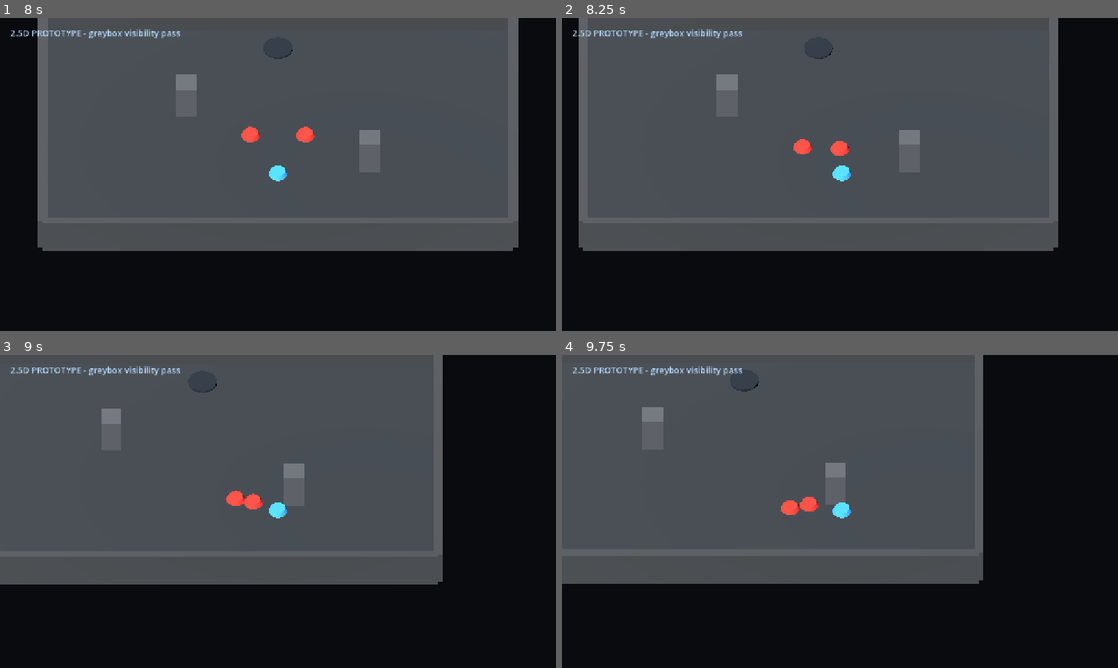
Above: before the commit, frames 1-4 (two rows, left to right).
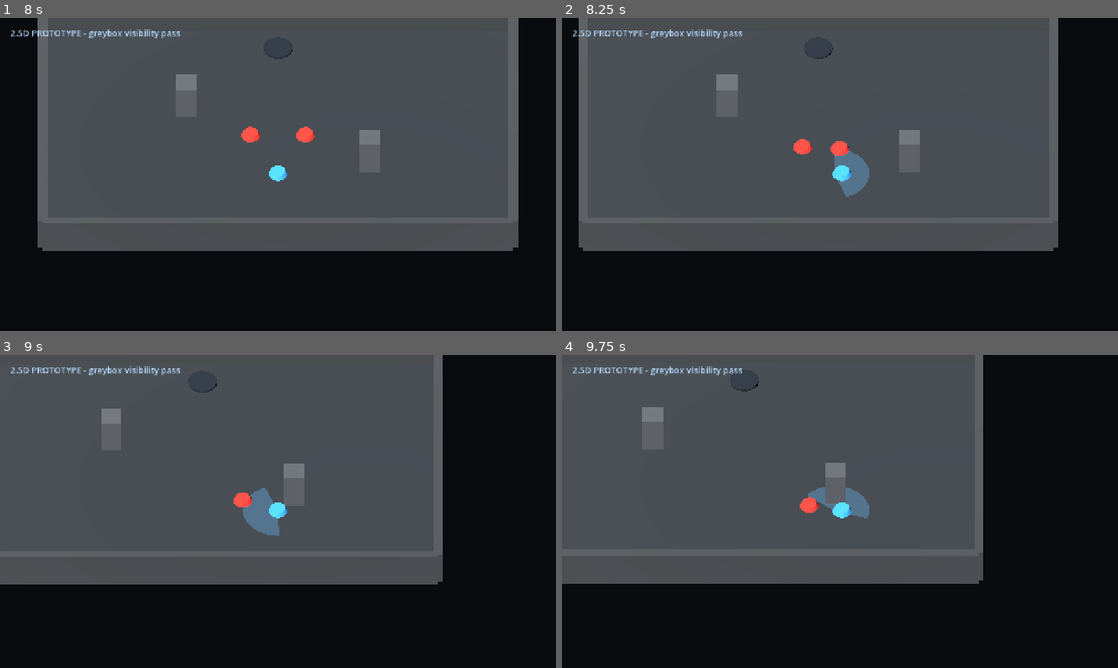
Above: after the commit, the same moments.

Repository: huhejie2009/dark-tower-2d-arpg
Game: Godot game, scene res://scenes/MainMenu.tscn
Two runs of this game, one before a commit and one after it. Both use one fixed random seed, a clock stepped at 60 frames per second and the inputs below.
Inputs (mouse positions are in pixels of both pictures, inside the frame that each line leads up to):
- Up to frame 1 (8 s): click "Start Game" at 0.5 s; click "slot_1 Empty Click to select" at 1.25 s; click "slot_2 Empty Click to select" at 2 s; click "slot_3 Empty Click to select" at 2.75 s; click "战士" at 3.5 s; click "游侠" at 4.25 s; click "法师" at 5 s; click "侍僧" at 5.75 s; click "Create In Selected Empty Slot" at 6.5 s; click "Enter Tower: Floor 1" at 7.25 s
- Up to frame 2 (8.25 s): tap Enter at 8 s; move the mouse to (962, 158) at 8.02 s; hold D (move_right) from 8.03 s (still down); tap I at 8.1 s; click (962, 158) at 8.17 s
- Up to frame 3 (9 s): release D (move_right) at 8.75 s; drag from (166, 527) to (250, 574) at 8.77 s
- Up to frame 4 (9.75 s): move the mouse to (895, 442) at 9.52 s; hold D (move_right) from 9.53 s (still down); tap E at 9.6 s; click (895, 442) at 9.67 s

Frame 1 is identical in both runs. In frame 2, 0.5% of the frame differs, in the area x 49-56%, y 42-58%; in frame 3, 0.7%, in the area x 40-51%, y 42-58%; in frame 4, 0.6%.

Commit message:
Add 2.5D mouse attack visual

Diff:
--- a/scripts/app/Prototype2_5DCombatRoom.gd
+++ b/scripts/app/Prototype2_5DCombatRoom.gd
@@ -13,6 +13,7 @@
 const PLAYER_ATTACK_DAMAGE := 1
 const PLAYER_ATTACK_COOLDOWN := 0.42
 const PLAYER_ATTACK_ACTIVE_TIME := 0.14
+const PLAYER_ATTACK_ARC_SEGMENTS := 12
 
 var player: Node3D
 var enemies: Array[Node3D] = []
@@ -25,6 +26,7 @@
 var actor_visible_markers: Array[MeshInstance3D] = []
 var floor_mesh: MeshInstance3D
 var exit_marker: Node3D
+var player_attack_arc_marker: MeshInstance3D
 var camera: Camera3D
 var world_environment: WorldEnvironment
 var key_light: DirectionalLight3D
@@ -40,6 +42,8 @@
 var player_attack_phase := "ready"
 var total_player_attack_count := 0
 var last_player_attack_hit_count := 0
+var last_player_attack_aim_source := "none"
+var last_player_attack_world_target := Vector3.ZERO
 
 func _ready() -> void:
 	_build_visibility_baseline()
@@ -47,6 +51,7 @@
 	_build_camera()
 	_build_actors()
 	_build_exit_marker()
+	_build_player_attack_arc_marker()
 	_build_debug_hud()
 
 func _physics_process(_delta: float) -> void:
@@ -59,7 +64,7 @@
 
 func _input(event: InputEvent) -> void:
 	if event is InputEventMouseButton and event.button_index == MOUSE_BUTTON_LEFT and event.pressed:
-		_perform_player_attack(_read_player_attack_direction())
+		_perform_player_attack(_read_player_attack_direction_from_mouse_event(event))
 
 func _build_visibility_baseline() -> void:
 	world_environment = WorldEnvironment.new()
@@ -176,6 +181,14 @@
 	exit_marker.position = Vector3(0.0, 0.05, -4.8)
 	add_child(exit_marker)
 	_set_exit_locked_visual()
+
+func _build_player_attack_arc_marker() -> void:
+	player_attack_arc_marker = MeshInstance3D.new()
+	player_attack_arc_marker.name = "PlayerAttackArcMarker"
+	player_attack_arc_marker.mesh = _make_attack_arc_mesh(PLAYER_ATTACK_RANGE, PLAYER_ATTACK_HALF_ANGLE)
+	player_attack_arc_marker.material_override = _make_translucent_material(Color(0.42, 0.74, 1.0, 0.34), Color(0.04, 0.18, 0.36))
+	player_attack_arc_marker.visible = false
+	add_child(player_attack_arc_marker)
 
 func _build_debug_hud() -> void:
 	debug_hud = CanvasLayer.new()
@@ -211,6 +224,28 @@
 	material.roughness = 0.85
 	return material
 
+func _make_translucent_material(albedo: Color, emission: Color) -> StandardMaterial3D:
+	var material := _make_material(albedo, emission)
+	material.transparency = BaseMaterial3D.TRANSPARENCY_ALPHA
+	material.shading_mode = BaseMaterial3D.SHADING_MODE_UNSHADED
+	return material
+
+func _make_attack_arc_mesh(radius: float, half_angle_degrees: float) -> ArrayMesh:
+	var mesh := ArrayMesh.new()
+	var vertices := PackedVector3Array()
+	var half_angle := deg_to_rad(half_angle_degrees)
+	for index in range(PLAYER_ATTACK_ARC_SEGMENTS):
+		var angle_a := lerpf(-half_angle, half_angle, float(index) / float(PLAYER_ATTACK_ARC_SEGMENTS))
+		var angle_b := lerpf(-half_angle, half_angle, float(index + 1) / float(PLAYER_ATTACK_ARC_SEGMENTS))
+		vertices.append(Vector3.ZERO)
+		vertices.append(Vector3(cos(angle_a) * radius, 0.0, sin(angle_a) * radius))
+		vertices.append(Vector3(cos(angle_b) * radius, 0.0, sin(angle_b) * radius))
+	var arrays := []
+	arrays.resize(Mesh.ARRAY_MAX)
+	arrays[Mesh.ARRAY_VERTEX] = vertices
+	mesh.add_surface_from_arrays(Mesh.PRIMITIVE_TRIANGLES, arrays)
+	return mesh
+
 func _read_player_move_input() -> Vector2:
 	if player_move_input_override_enabled:
 		return player_move_input_override
@@ -234,14 +269,27 @@
 func _tick_player_attack(delta: float) -> void:
 	if player_attack_cooldown_remaining <= 0.0:
 		player_attack_phase = "ready"
+		_hide_player_attack_arc()
 		return
 	player_attack_cooldown_remaining = maxf(0.0, player_attack_cooldown_remaining - delta)
 	if player_attack_cooldown_remaining <= 0.0:
 		player_attack_phase = "ready"
+		_hide_player_attack_arc()
 	elif player_attack_cooldown_remaining >= PLAYER_ATTACK_COOLDOWN - PLAYER_ATTACK_ACTIVE_TIME:
 		player_attack_phase = "active"
 	else:
 		player_attack_phase = "recovery"
+
+func _read_player_attack_direction_from_mouse_event(event: InputEventMouseButton) -> Vector2:
+	if player_attack_direction_override_enabled:
+		last_player_attack_aim_source = "override"
+		return _read_player_attack_direction()
+	var direction := _attack_direction_from_screen_position(event.position)
+	if direction.length_squared() > 0.0001:
+		last_player_attack_aim_source = "mouse"
+		return direction
+	last_player_attack_aim_source = "fallback"
+	return _read_player_attack_direction()
 
 func _read_player_attack_direction() -> Vector2:
 	if player_attack_direction_override_enabled:
@@ -249,6 +297,24 @@
 	if active_move_input.length_squared() > 0.0001:
 		return _normalize_attack_direction(active_move_input)
 	return _normalize_attack_direction(last_player_attack_direction)
+
+func _attack_direction_from_screen_position(screen_position: Vector2) -> Vector2:
+	if camera == null or player == null:
+		return Vector2.ZERO
+	var ray_origin := camera.project_ray_origin(screen_position)
+	var ray_direction := camera.project_ray_normal(screen_position)
+	if absf(ray_direction.y) <= 0.0001:
+		return Vector2.ZERO
+	var plane_y := player.global_position.y
+	var distance_to_plane := (plane_y - ray_origin.y) / ray_direction.y
+	if distance_to_plane < 0.0:
+		return Vector2.ZERO
+	last_player_attack_world_target = ray_origin + ray_direction * distance_to_plane
+	var direction := Vector2(
+		last_player_attack_world_target.x - player.global_position.x,
+		last_player_attack_world_target.z - player.global_position.z
+	)
+	return _normalize_attack_direction(direction)
 
 func _normalize_attack_direction(direction: Vector2) -> Vector2:
 	if direction.length_squared() <= 0.0001:
@@ -269,6 +335,7 @@
 	player_attack_phase = "active"
 	total_player_attack_count += 1
 	last_player_attack_hit_count = 0
+	_show_player_attack_arc(attack_direction)
 	var target := _find_player_attack_target(attack_direction)
 	if target != null:
 		_damage_enemy(target, PLAYER_ATTACK_DAMAGE)
@@ -315,12 +382,26 @@
 	player_attack_direction_override_enabled = true
 	player_attack_direction_override = value
 	last_player_attack_direction = _normalize_attack_direction(value)
+	last_player_attack_aim_source = "override"
 
 func clear_player_attack_direction_override_for_test() -> void:
 	player_attack_direction_override_enabled = false
 
 func perform_player_attack_for_test(direction: Vector2) -> Dictionary:
+	last_player_attack_aim_source = "test"
 	return _perform_player_attack(direction)
+
+func _show_player_attack_arc(direction: Vector2) -> void:
+	if player_attack_arc_marker == null or player == null:
+		return
+	var normalized := _normalize_attack_direction(direction)
+	player_attack_arc_marker.visible = true
+	player_attack_arc_marker.global_position = player.global_position + Vector3(0.0, 0.045, 0.0)
+	player_attack_arc_marker.rotation = Vector3(0.0, -atan2(normalized.y, normalized.x), 0.0)
+
+func _hide_player_attack_arc() -> void:
+	if player_attack_arc_marker != null:
+		player_attack_arc_marker.visible = false
 
 func _make_enemy_state() -> Dictionary:
 	return {
@@ -481,7 +562,27 @@
 		"last_hit_count": last_player_attack_hit_count,
 		"last_attack_direction": last_player_attack_direction,
 		"direction_override_enabled": player_attack_direction_override_enabled,
-	}
+		"aim_source": last_player_attack_aim_source,
+	}
+
+func build_player_attack_visual_snapshot_for_test() -> Dictionary:
+	return {
+		"has_attack_arc_marker": player_attack_arc_marker != null,
+		"attack_arc_visible": player_attack_arc_marker != null and player_attack_arc_marker.visible,
+		"arc_position": player_attack_arc_marker.global_position if player_attack_arc_marker != null else Vector3.ZERO,
+		"arc_direction": last_player_attack_direction,
+		"arc_range": PLAYER_ATTACK_RANGE,
+		"arc_half_angle": PLAYER_ATTACK_HALF_ANGLE,
+		"last_world_target": last_player_attack_world_target,
+	}
+
+func get_player_screen_position_for_test() -> Vector2:
+	return camera.unproject_position(player.global_position) if camera != null and player != null else Vector2.ZERO
+
+func get_enemy_screen_position_for_test(index: int) -> Vector2:
+	if camera == null or index < 0 or index >= enemies.size() or enemies[index] == null:
+		return Vector2.ZERO
+	return camera.unproject_position(enemies[index].global_position)
 
 func build_enemy_loop_snapshot_for_test() -> Dictionary:
 	var snapshots: Array[Dictionary] = []
--- /dev/null
+++ b/tests/regression/regression_prototype_2_5d_mouse_attack_visual_contract.gd
@@ -0,0 +1,85 @@
+extends SceneTree
+
+const PrototypeScene := preload("res://scenes/prototypes/Prototype2_5DCombatRoom.tscn")
+
+var failures: Array[String] = []
+
+func _initialize() -> void:
+	call_deferred("_run")
+
+func _run() -> void:
+	var scene := PrototypeScene.instantiate()
+	root.add_child(scene)
+	await process_frame
+	await physics_frame
+
+	_expect(scene.has_method("get_player_screen_position_for_test"), "prototype should expose player screen position")
+	_expect(scene.has_method("get_enemy_screen_position_for_test"), "prototype should expose enemy screen position")
+	_expect(scene.has_method("build_player_attack_visual_snapshot_for_test"), "prototype should expose attack visual snapshot")
+	_expect(scene.has_method("clear_player_attack_direction_override_for_test"), "prototype should be able to clear deterministic attack direction")
+	if not scene.has_method("get_player_screen_position_for_test") or not scene.has_method("get_enemy_screen_position_for_test") or not scene.has_method("build_player_attack_visual_snapshot_for_test") or not scene.has_method("clear_player_attack_direction_override_for_test"):
+		scene.queue_free()
+		await process_frame
+		_finish()
+		return
+
+	var enemy_loop: Dictionary = scene.call("build_enemy_loop_snapshot_for_test")
+	var enemy_states: Array = Array(enemy_loop.get("enemy_states", []))
+	_expect(enemy_states.size() == 2, "prototype should expose two enemies for mouse attack test")
+	if enemy_states.size() == 0:
+		scene.queue_free()
+		await process_frame
+		_finish()
+		return
+
+	var first_enemy_position: Vector3 = Dictionary(enemy_states[0]).get("position", Vector3.ZERO)
+	scene.call("set_player_position_for_test", first_enemy_position + Vector3(-0.75, 0.0, 0.0))
+	scene.call("clear_player_attack_direction_override_for_test")
+	await process_frame
+	await physics_frame
+
+	var player_screen: Vector2 = scene.call("get_player_screen_position_for_test")
+	var enemy_screen: Vector2 = scene.call("get_enemy_screen_position_for_test", 0)
+	_expect(player_screen.distance_to(enemy_screen) > 1.0, "enemy screen position should be distinct from player screen position")
+
+	scene.call("_input", _mouse_click(enemy_screen))
+	await physics_frame
+
+	var attack: Dictionary = scene.call("build_player_attack_snapshot_for_test")
+	var visual: Dictionary = scene.call("build_player_attack_visual_snapshot_for_test")
+	var after_enemy_loop: Dictionary = scene.call("build_enemy_loop_snapshot_for_test")
+	var last_direction: Vector2 = attack.get("last_attack_direction", Vector2.ZERO)
+	var visual_direction: Vector2 = visual.get("arc_direction", Vector2.ZERO)
+
+	_expect(int(attack.get("last_hit_count", 0)) == 1, "mouse-directed attack should hit the clicked enemy")
+	_expect(int(after_enemy_loop.get("living_enemy_count", 0)) == 1, "mouse-directed hit should defeat one enemy")
+	_expect(str(attack.get("aim_source", "")) == "mouse", "attack snapshot should record mouse aim source")
+	_expect(last_direction.x > 0.6 and absf(last_direction.y) < 0.45, "mouse click to the right should produce a +X attack direction")
+	_expect(bool(visual.get("has_attack_arc_marker", false)), "attack should have a temporary arc marker")
+	_expect(bool(visual.get("attack_arc_visible", false)), "attack arc marker should be visible during active attack")
+	_expect(visual_direction.x > 0.6 and absf(visual_direction.y) < 0.45, "attack arc should face the mouse attack direction")
+	_expect(float(visual.get("arc_range", 0.0)) >= float(attack.get("attack_range", 0.0)), "attack arc should cover the attack range")
+
+	scene.queue_free()
+	await process_frame
+	_finish()
+
+func _mouse_click(position: Vector2) -> InputEventMouseButton:
+	var event := InputEventMouseButton.new()
+	event.button_index = MOUSE_BUTTON_LEFT
+	event.pressed = true
+	event.position = position
+	return event
+
+func _finish() -> void:
+	if failures.is_empty():
+		print("NEW_PROJECT_PROTOTYPE_2_5D_MOUSE_ATTACK_VISUAL_OK")
+		quit(0)
+	else:
+		for failure in failures:
+			push_error(failure)
+		quit(1)
+
+func _expect(condition: bool, message: String) -> void:
+	if not condition:
+		failures.append(message)
Not shown, added: docs/progress/2026-06-17-prototype-2-5d-mouse-attack-visual-progress.md
